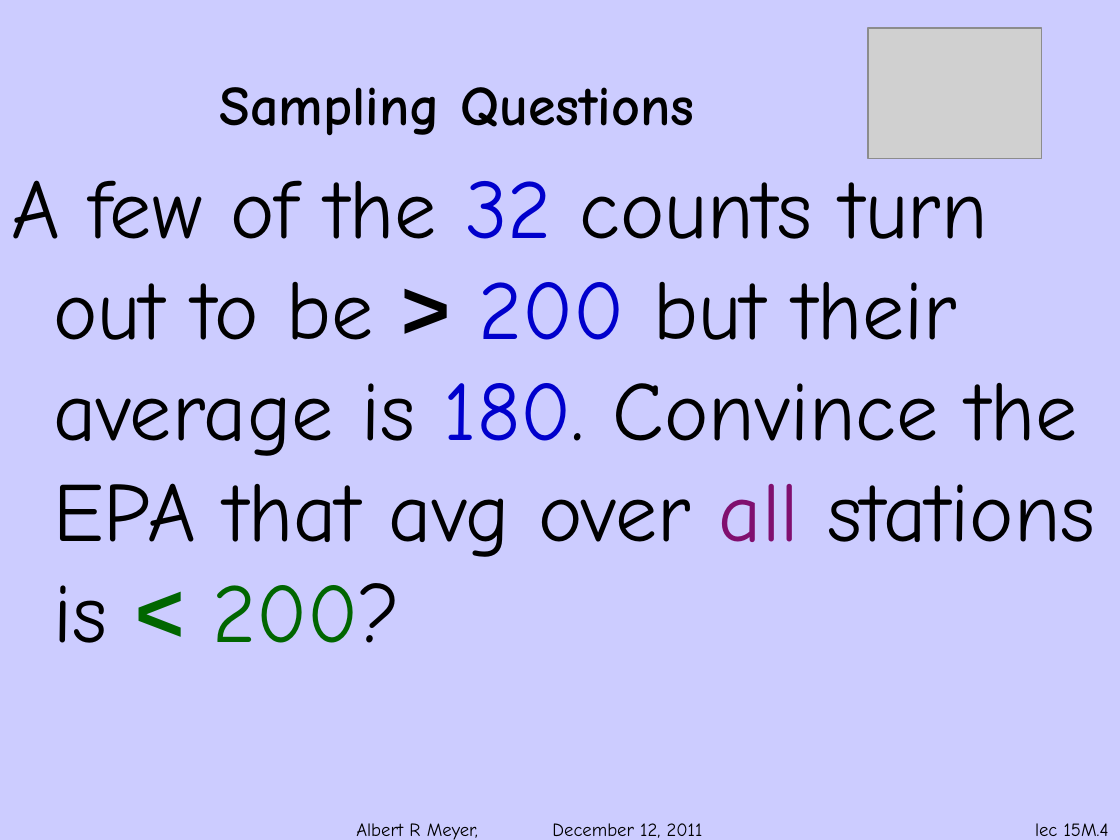
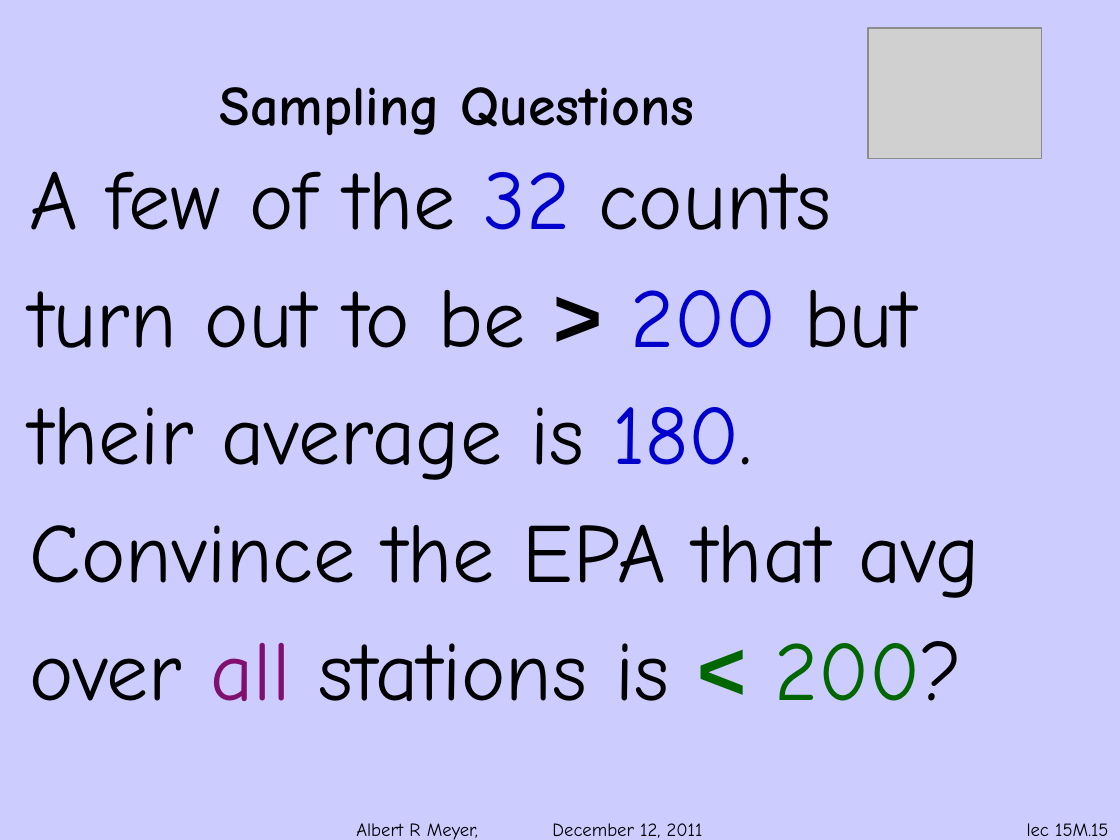
Before and after one commit to armeyer/mcs_web, a slide deck: slide 15 of fall11/slidesF11/slides15m.pptx (slide 4 before the commit). Drawn at 1120x840 pixels with LibreOffice and Linux fonts; fonts in the diff are those of the drawing; grey boxes stand for pictures; background and template pictures are left out. Boxes give left, top, right and bottom in pixels: in the first picture for what was removed or moved away, otherwise in the second. Text is boxed around its words. In the diff, an @@ line names an element or a change of style, - is before the commit and + after.

```diff
--- a/fall11/slidesF11/slides15m.pptx
+++ b/fall11/slidesF11/slides15m.pptx
@@ text at (x1=30, y1=171, x2=979, y2=701): text changed @@
-A few of the 32 counts turn out to be > 200 but their average is 180. Convince the EPA that avg over all stations is < 200?
+A few of the 32 counts
+turn out to be > 200 but
+their average is 180.
+Convince the EPA that avg
+over all stations is < 200?
@@ page number at (x1=1027, y1=823, x2=1108, y2=836): text changed @@
-lec 15M.4
+lec 15M.15
```
Also in this commit, not shown: 1 other slide changed, 11 slides added.
